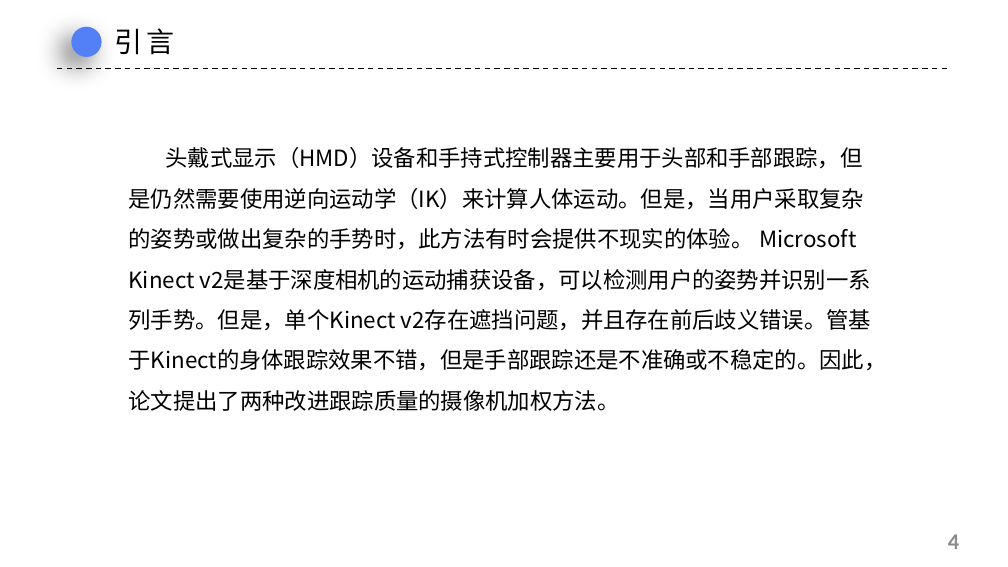
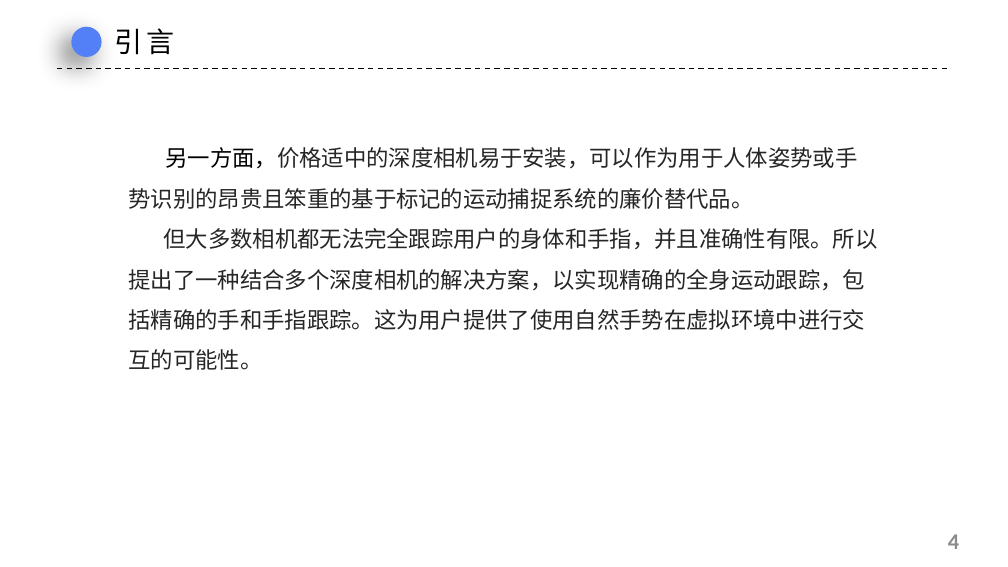
Before and after one commit to urnotmuqi/graphics2019, a slide deck: slide 4 of 21951468张雨薇/读书报告/仅用深度摄像头改善身体和手部追踪.pptx. Drawn at 1008x567 pixels with LibreOffice and Linux fonts; fonts in the diff are those of the drawing; background and template pictures are left out. Boxes give left, top, right and bottom in pixels: in the first picture for what was removed or moved away, otherwise in the second. Text is boxed around its words. In the diff, an @@ line names an element or a change of style, - is before the commit and + after.

```diff
--- a/21951468张雨薇/读书报告/仅用深度摄像头改善身体和手部追踪.pptx
+++ b/21951468张雨薇/读书报告/仅用深度摄像头改善身体和手部追踪.pptx
@@ text at (x1=129, y1=147, x2=877, y2=370): text changed; text colour #000000 to #262626 @@
-头戴式显示（HMD）设备和手持式控制器主要用于头部和手部跟踪，但是仍然需要使用逆向运动学（IK）来计算人体运动。但是，当用户采取复杂的姿势或做出复杂的手势时，此方法有时会提供不现实的体验。 Microsoft Kinect v2是基于深度相机的运动捕获设备，可以检测用户的姿势并识别一系列手势。但是，单个Kinect v2存在遮挡问题，并且存在前后歧义错误。管基于Kinect的身体跟踪效果不错，但是手部跟踪还是不准确或不稳定的。因此，论文提出了两种改进跟踪质量的摄像机加权方法。
+另一方面，价格适中的深度相机易于安装，可以作为用于人体姿势或手势识别的昂贵且笨重的基于标记的运动捕捉系统的廉价替代品。
+但大多数相机都无法完全跟踪用户的身体和手指，并且准确性有限。所以提出了一种结合多个深度相机的解决方案，以实现精确的全身运动跟踪，包括精确的手和手指跟踪。这为用户提供了使用自然手势在虚拟环境中进行交互的可能性。
```
Also in this commit, not shown: 9 other slides changed, 3 slides added, 1 slide removed.
